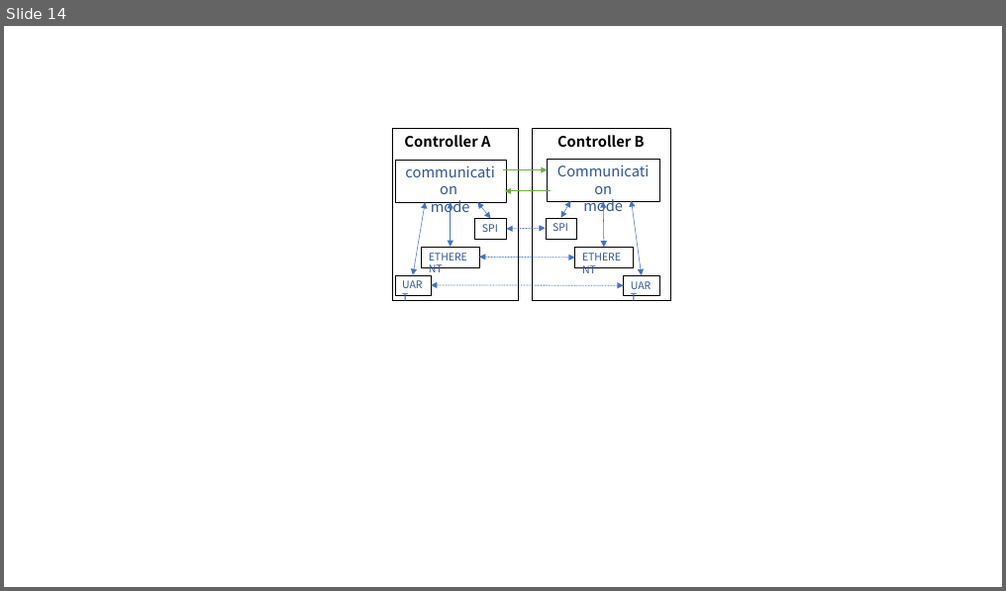
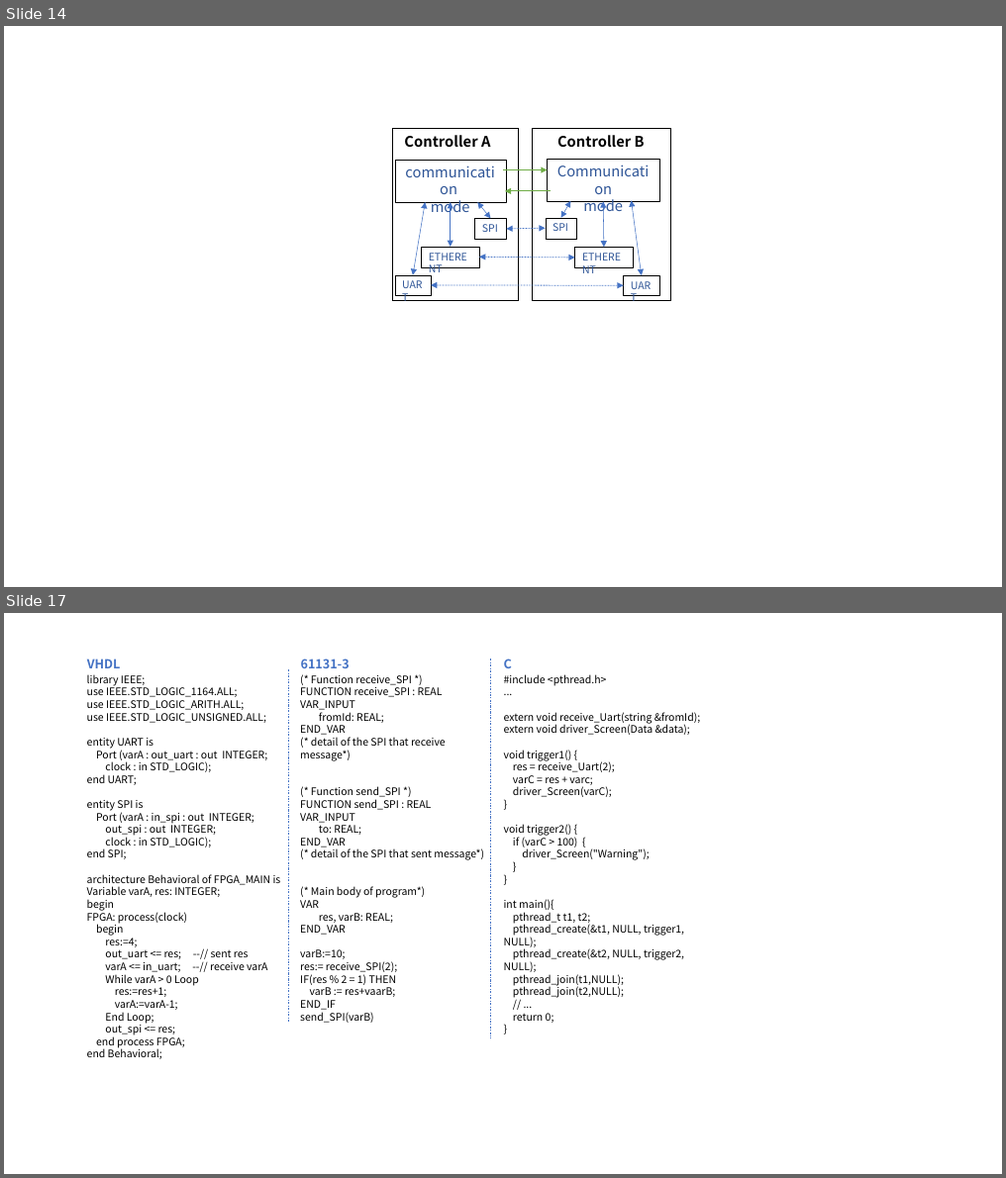
Before and after one commit to moondancefox/IMCL-codegeneration, a slide deck: 代码生成图集.pptx. Shown one above the other, each under a label of ours: slide 14 before the commit, slides 14 and 17 after it; the slides between them are not shown. The pictures are 1006x591 and 1006x1178 pixels, drawn with LibreOffice and Linux fonts; fonts in the diff are those of the drawing. Boxes give left, top, right and bottom in pixels: in the first picture for what was removed or moved away, otherwise in the second. Text is boxed around its words. In the diff, an @@ line names an element or a change of style, - is before the commit and + after.

```diff
--- a/代码生成图集.pptx
+++ b/代码生成图集.pptx
@@ slide 17 added at (x1=4, y1=613, x2=1002, y2=1174), background #FFFFFF @@
@@ text added at (x1=87, y1=659, x2=121, y2=668), 12 pt, text #4472C4, bold @@
+VHDL
@@ line added from (288, 669) to (288, 1022), #4472C4 0.5 pt dashed @@
@@ text added at (x1=301, y1=659, x2=350, y2=668), 12 pt, text #4472C4, bold @@
+61131-3
@@ line added from (490, 659) to (490, 1039), #4472C4 0.5 pt dashed @@
@@ text added at (x1=504, y1=659, x2=512, y2=668), 12 pt, text #4472C4, bold @@
+C
@@ text added at (x1=87, y1=674, x2=281, y2=1059), 10 pt, text #000000 @@
+library IEEE;
+use IEEE.STD_LOGIC_1164.ALL;
+use IEEE.STD_LOGIC_ARITH.ALL;
+use IEEE.STD_LOGIC_UNSIGNED.ALL;
+entity UART is
+Port (varA : out_uart : out INTEGER;
+clock : in STD_LOGIC);
+end UART;
+entity SPI is
+Port (varA : in_spi : out INTEGER;
+out_spi : out INTEGER;
+clock : in STD_LOGIC);
+end SPI;
+architecture Behavioral of FPGA_MAIN is
+Variable varA, res: INTEGER;
+begin
+FPGA: process(clock)
+begin
+res:=4;
+out_uart <= res; --// sent res
+varA <= in_uart; --// receive varA
+While varA > 0 Loop
+res:=res+1;
+varA:=varA-1;
+End Loop;
+out_spi <= res;
+end process FPGA;
+end Behavioral;
@@ text added at (x1=300, y1=675, x2=484, y2=1023), 10 pt, text #000000 @@
+(* Function receive_SPI *)
+FUNCTION receive_SPI : REAL
+VAR_INPUT
+fromId: REAL;
+END_VAR
+(* detail of the SPI that receive message*)
+(* Function send_SPI *)
+FUNCTION send_SPI : REAL
+VAR_INPUT
+to: REAL;
+END_VAR
+(* detail of the SPI that sent message*)
+(* Main body of program*)
+VAR
+res, varB: REAL;
+END_VAR
+varB:=10;
+res:= receive_SPI(2);
+IF(res % 2 = 1) THEN
+varB := res+vaarB;
+END_IF
+send_SPI(varB)
@@ text added at (x1=504, y1=674, x2=701, y2=1023), 10 pt, text #000000 @@
+#include <pthread.h>
+...
+extern void receive_Uart(string &fromId);
+extern void driver_Screen(Data &data);
+void trigger1() {
+res = receive_Uart(2);
+varC = res + varc;
+driver_Screen(varC);
+}
+void trigger2() {
+if (varC > 100) {
+driver_Screen("Warning");
+}
+}
+int main(){
+pthread_t t1, t2;
+pthread_create(&t1, NULL, trigger1, NULL);
+pthread_create(&t2, NULL, trigger2, NULL);
+pthread_join(t1,NULL);
+pthread_join(t2,NULL);
+// ...
+return 0;
+}
```
Also in this commit, not shown: 2 slides changed, 23 other files.
